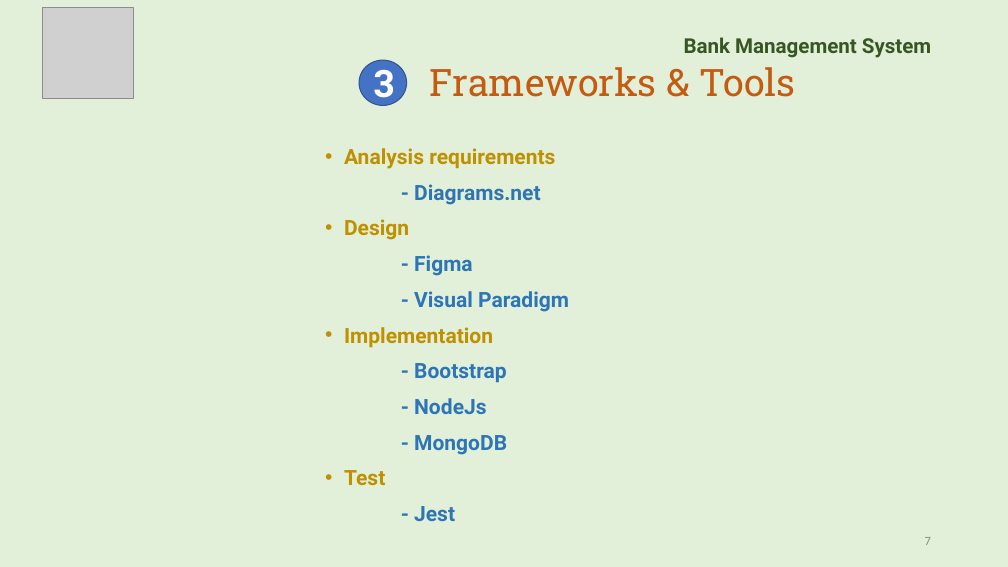
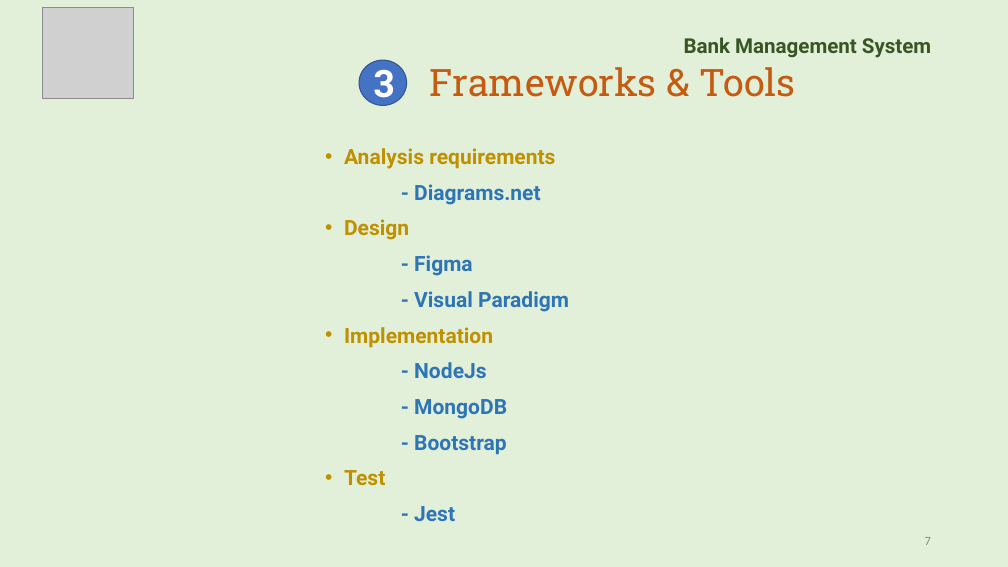
Before and after one commit to PhuongAn2605/SQA-Bank-Management-System, a slide deck: slide 7 of SQA_G4_Tut02_BMS(phase2).pptx. Drawn at 1008x567 pixels with LibreOffice and Linux fonts; fonts in the diff are those of the drawing; grey boxes stand for pictures. Boxes give left, top, right and bottom in pixels: in the first picture for what was removed or moved away, otherwise in the second. Text is boxed around its words. In the diff, an @@ line names an element or a change of style, - is before the commit and + after.

```diff
--- a/SQA_G4_Tut02_BMS(phase2).pptx
+++ b/SQA_G4_Tut02_BMS(phase2).pptx
@@ text at [414,363,507,383]: paragraph removed @@
-- Bootstrap
@@ text at [414,435,507,455]: paragraph added @@
+- Bootstrap
```
Also in this commit, not shown: 1 other slide changed, 8 other files.
